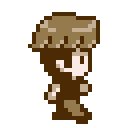
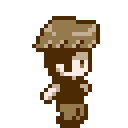
Layered file, before and after one edit (128×128). Changes by layer:
removed layer "ref copy 2" over box(28, 12, 100, 124)
added layer "Layer 8 copy 2" above "Layer 8 copy" over box(32, 16, 100, 128)
